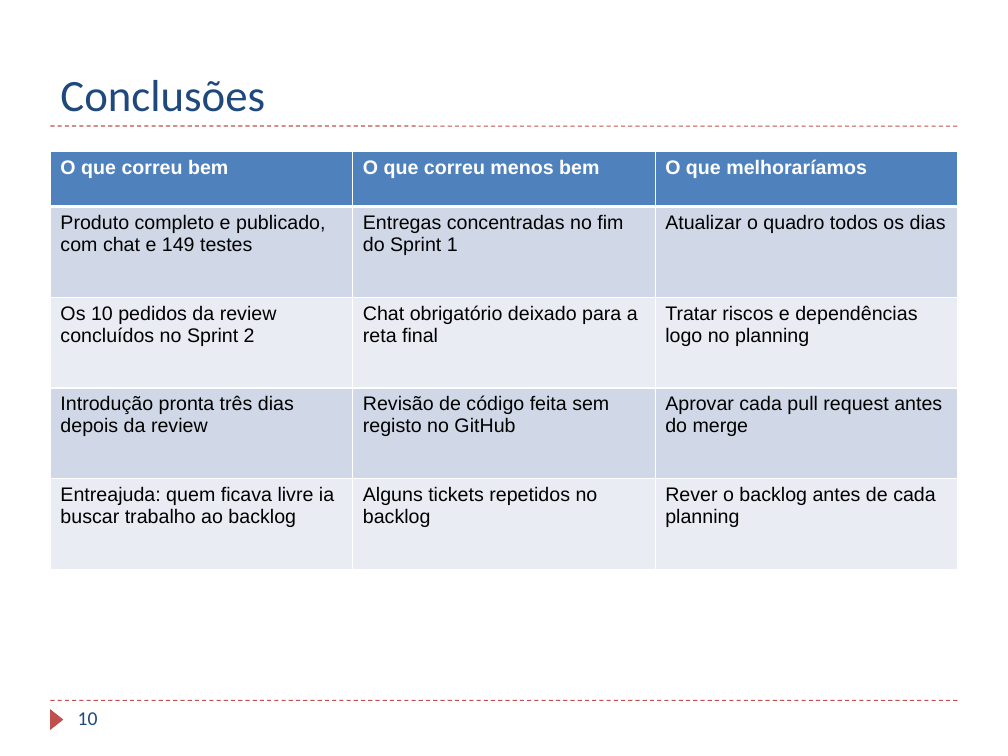
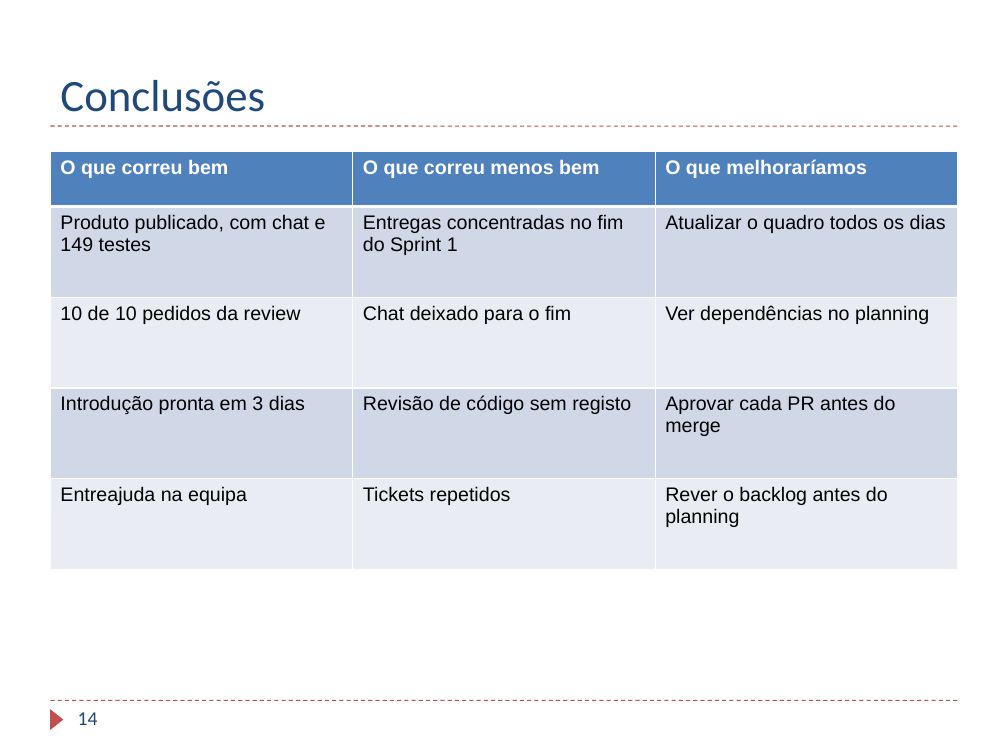
Before and after one commit to TaniaBmGuedes/MDS-TP4, a slide deck: slide 14 of entrega/07_Apresentacao_Final.pptx (slide 10 before the commit). Drawn at 1008x756 pixels with LibreOffice and Linux fonts; fonts in the diff are those of the drawing; background and template pictures are left out. Boxes give left, top, right and bottom in pixels: in the first picture for what was removed or moved away, otherwise in the second. Text is boxed around its words. In the diff, an @@ line names an element or a change of style, - is before the commit and + after.

Commit message:
Apresentação: introdução, processo com prints do Jira e do GitHub, dailies e menos texto por slide

```diff
--- a/entrega/07_Apresentacao_Final.pptx
+++ b/entrega/07_Apresentacao_Final.pptx
@@ table at (50,151,958,570) @@
-row 2, column 1: Produto completo e publicado, com chat e 149 testes
+row 2, column 1: Produto publicado, com chat e 149 testes
-row 3: Os 10 pedidos da review concluídos no Sprint 2 | Chat obrigatório deixado para a reta final | Tratar riscos e dependências logo no planning
+row 3: 10 de 10 pedidos da review | Chat deixado para o fim | Ver dependências no planning
-row 4: Introdução pronta três dias depois da review | Revisão de código feita sem registo no GitHub | Aprovar cada pull request antes do merge
+row 4: Introdução pronta em 3 dias | Revisão de código sem registo | Aprovar cada PR antes do merge
-row 5: Entreajuda: quem ficava livre ia buscar trabalho ao backlog | Alguns tickets repetidos no backlog | Rever o backlog antes de cada planning
+row 5: Entreajuda na equipa | Tickets repetidos | Rever o backlog antes do planning
@@ page number at (78,712,98,725): text changed @@
-10
+14
```
Also in this commit, not shown: 6 other slides changed, 4 slides added.
